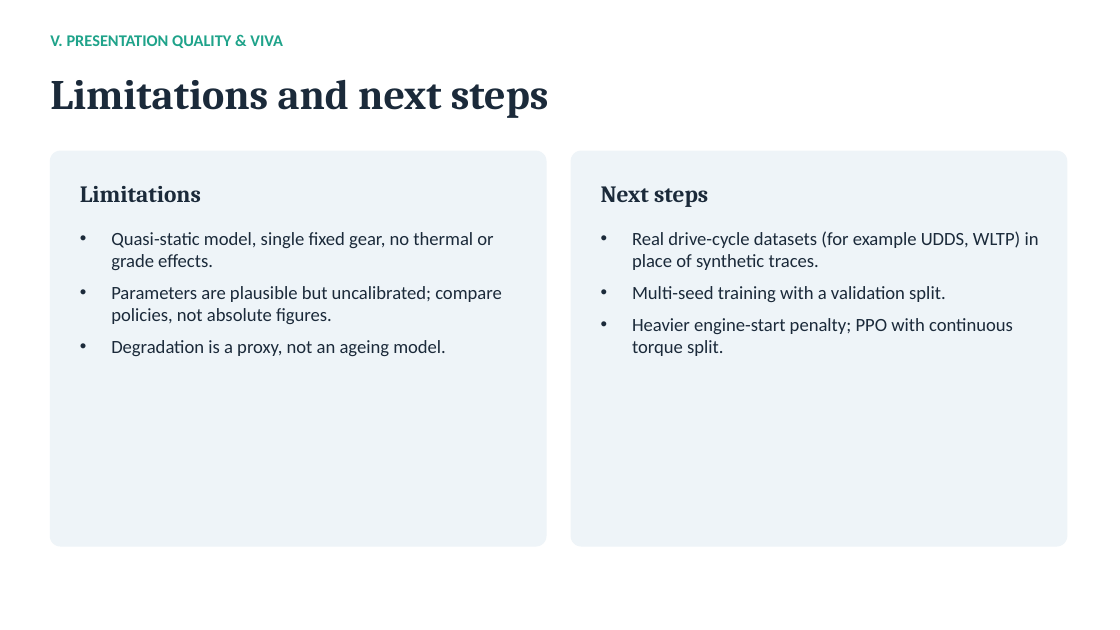
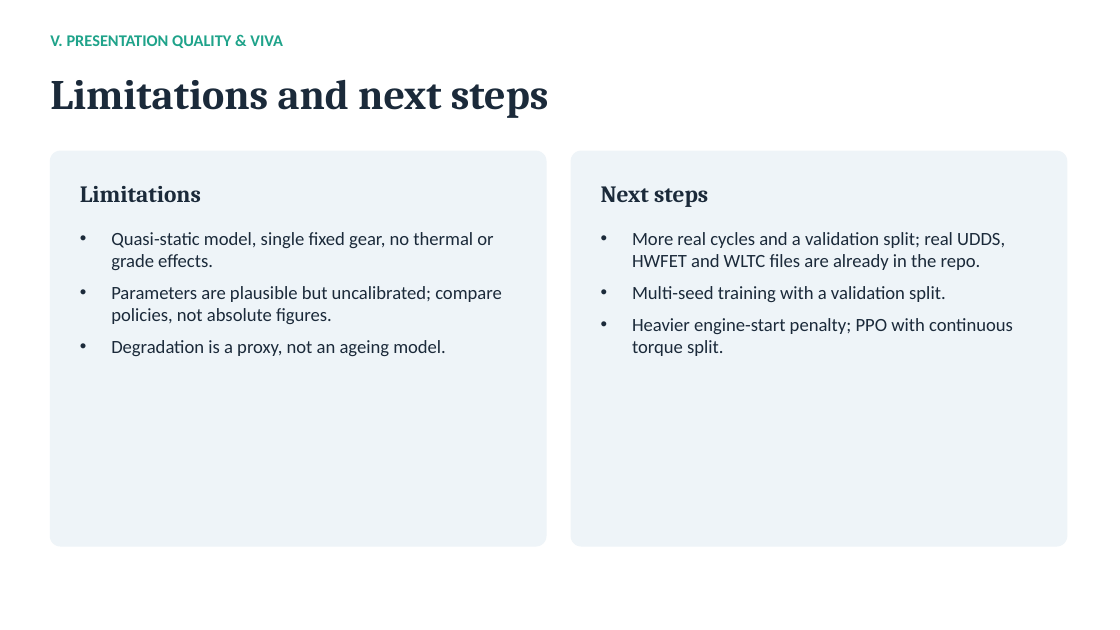
Before and after one commit to Uchihakamal1816/hev-torque-split-drl, a slide deck: slide 11 of HEV_Torque_Split_RL.pptx. Drawn at 1120x630 pixels with LibreOffice and Linux fonts; fonts in the diff are those of the drawing. Boxes give left, top, right and bottom in pixels: in the first picture for what was removed or moved away, otherwise in the second. Text is boxed around its words. In the diff, an @@ line names an element or a change of style, - is before the commit and + after.

```diff
--- a/HEV_Torque_Split_RL.pptx
+++ b/HEV_Torque_Split_RL.pptx
@@ text at (632,232,1005,270): text changed @@
-• Real drive-cycle datasets (for example UDDS, WLTP) in place of synthetic traces.
+• More real cycles and a validation split; real UDDS, HWFET and WLTC files are already in the repo.
```
Also in this commit, not shown: 4 other slides changed, 28 other files.
